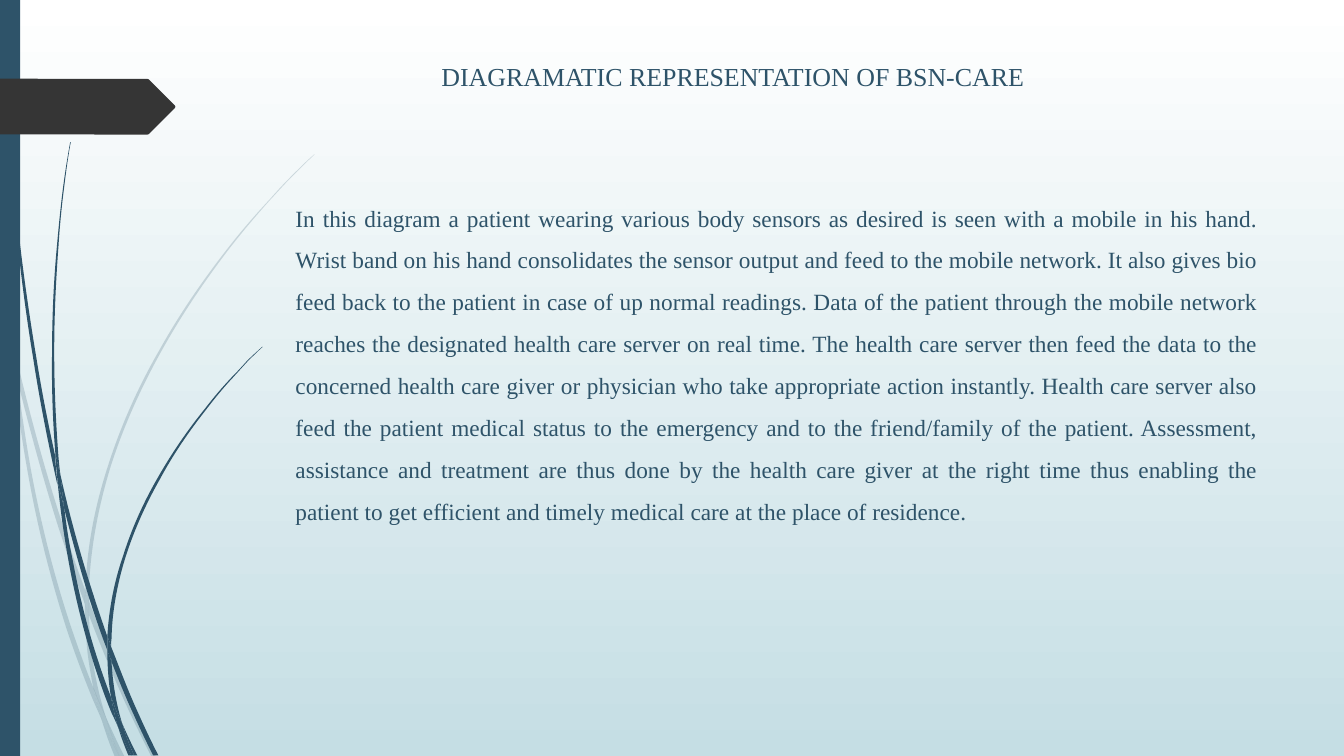
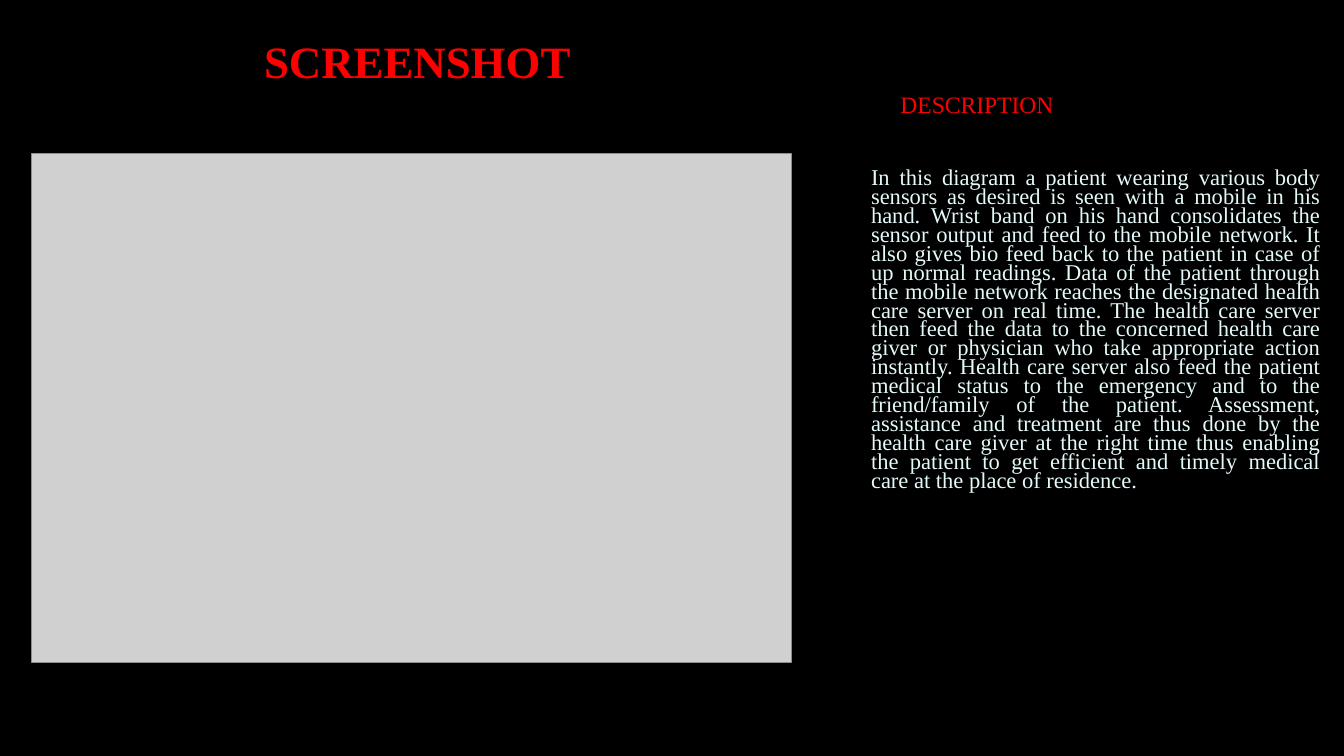
Before and after one commit to Lekshmisr95/body-sensor-network, a slide deck: slide 11 of PPT.pptx (slide 21 before the commit). Drawn at 1344x756 pixels with LibreOffice and Linux fonts; fonts in the diff are those of the drawing; grey boxes stand for pictures; background and template pictures are left out. Boxes give left, top, right and bottom in pixels: in the first picture for what was removed or moved away, otherwise in the second. Text is boxed around its words. In the diff, an @@ line names an element or a change of style, - is before the commit and + after.

```diff
--- a/PPT.pptx
+++ b/PPT.pptx
@@ background gradient #FFFFFF to #C5DEE5 to picture (left out) @@
@@ rectangle removed at (x1=0, y1=0, x2=20, y2=756) @@
@@ title added at (x1=264, y1=48, x2=570, y2=79), 32 pt, text #FF0000, bold @@
+SCREENSHOT
@@ freeform shape removed at (x1=0, y1=79, x2=175, y2=134) @@
@@ subtitle "DESCRIPTION" moved from (x1=295, y1=69, x2=1257, y2=525) to (x1=871, y1=97, x2=1320, y2=493) @@
@@ subtitle at (x1=900, y1=97, x2=1053, y2=114): text changed; size 18.5 to 16.8 pt; text colour #2E5369 to #FF0000 @@
-DIAGRAMATIC REPRESENTATION OF BSN-CARE
+DESCRIPTION
@@ picture added at (x1=31, y1=153, x2=791, y2=662) @@
@@ subtitle at (x1=871, y1=169, x2=1320, y2=493): size 16.6 to 16.1 pt, text colour #2E5369 to #E4F9F9; line spacing 1.5 to 0.7; more space between paragraphs @@
@@ group removed at (x1=0, y1=154, x2=315, y2=756): 10 freeform shapes @@
@@ group removed at (x1=3, y1=0, x2=262, y2=756): 12 freeform shapes @@
```
Also in this commit, not shown: 13 other slides changed, 4 slides added, 9 slides removed, 4 other files.
